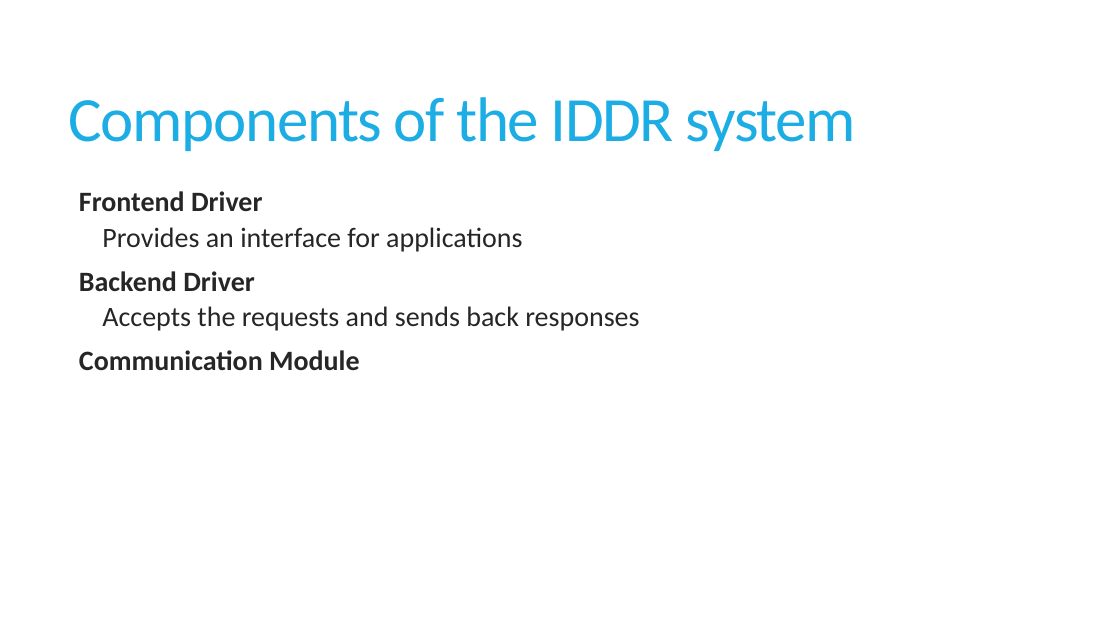
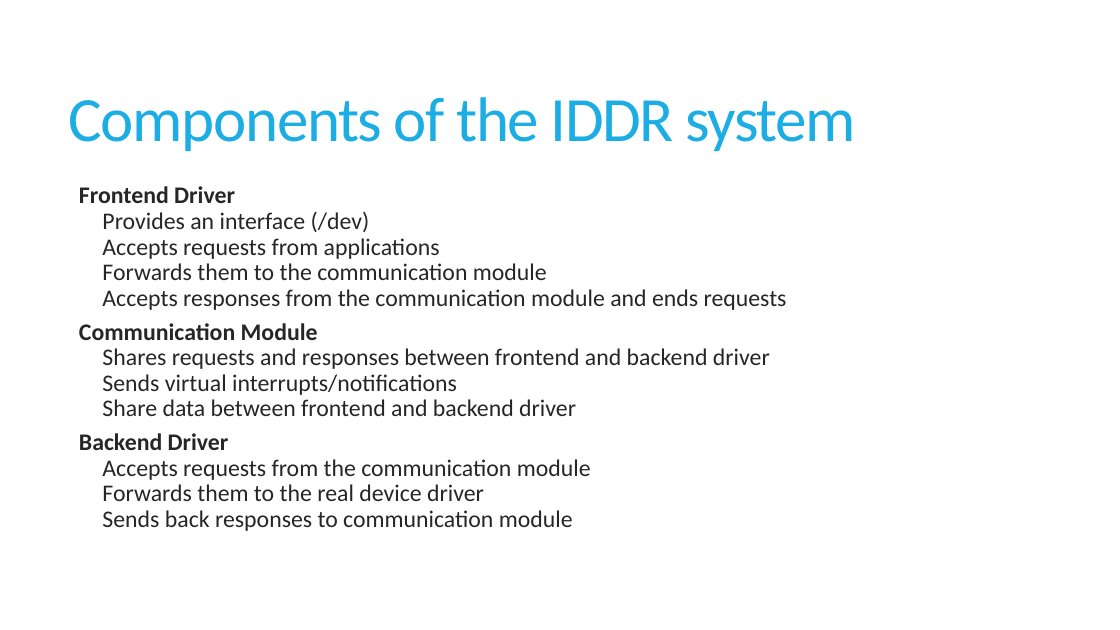
Before and after one commit to sushirol/Isolated-Driver-Domain, a slide deck: slide 9 of doc/presentation/IDDR.pptx (slide 12 before the commit). Drawn at 1120x630 pixels with LibreOffice and Linux fonts; fonts in the diff are those of the drawing. Boxes give left, top, right and bottom in pixels: in the first picture for what was removed or moved away, otherwise in the second. Text is boxed around its words. In the diff, an @@ line names an element or a change of style, - is before the commit and + after.

```diff
--- a/doc/presentation/IDDR.pptx
+++ b/doc/presentation/IDDR.pptx
@@ text at bbox=[79, 186, 235, 450]: size 24 to 20.4 pt in "Frontend Driver", "Backend Driver"; line spacing 0.85 to 0.65 @@
@@ text at bbox=[79, 212, 787, 416]: text changed; size 24 to 20.4 pt @@
-    Provides an interface for applications
+    Provides an interface (/dev)
+    Accepts requests from applications
+    Forwards them to the communication module
+    Accepts responses from the communication module and ends requests
+  Communication Module
+    Shares requests and responses between frontend and backend driver
+    Sends virtual interrupts/notifications
+    Share data between frontend and backend driver
@@ text at bbox=[102, 459, 591, 531]: text changed; size 24 to 20.4 pt @@
-    Accepts the requests and sends back responses
-  Communication Module
+    Accepts requests from the communication module
+    Forwards them to the real device driver
+    Sends back responses to communication module
```
Also in this commit, not shown: 18 other slides changed, 13 slides added, 14 slides removed.
